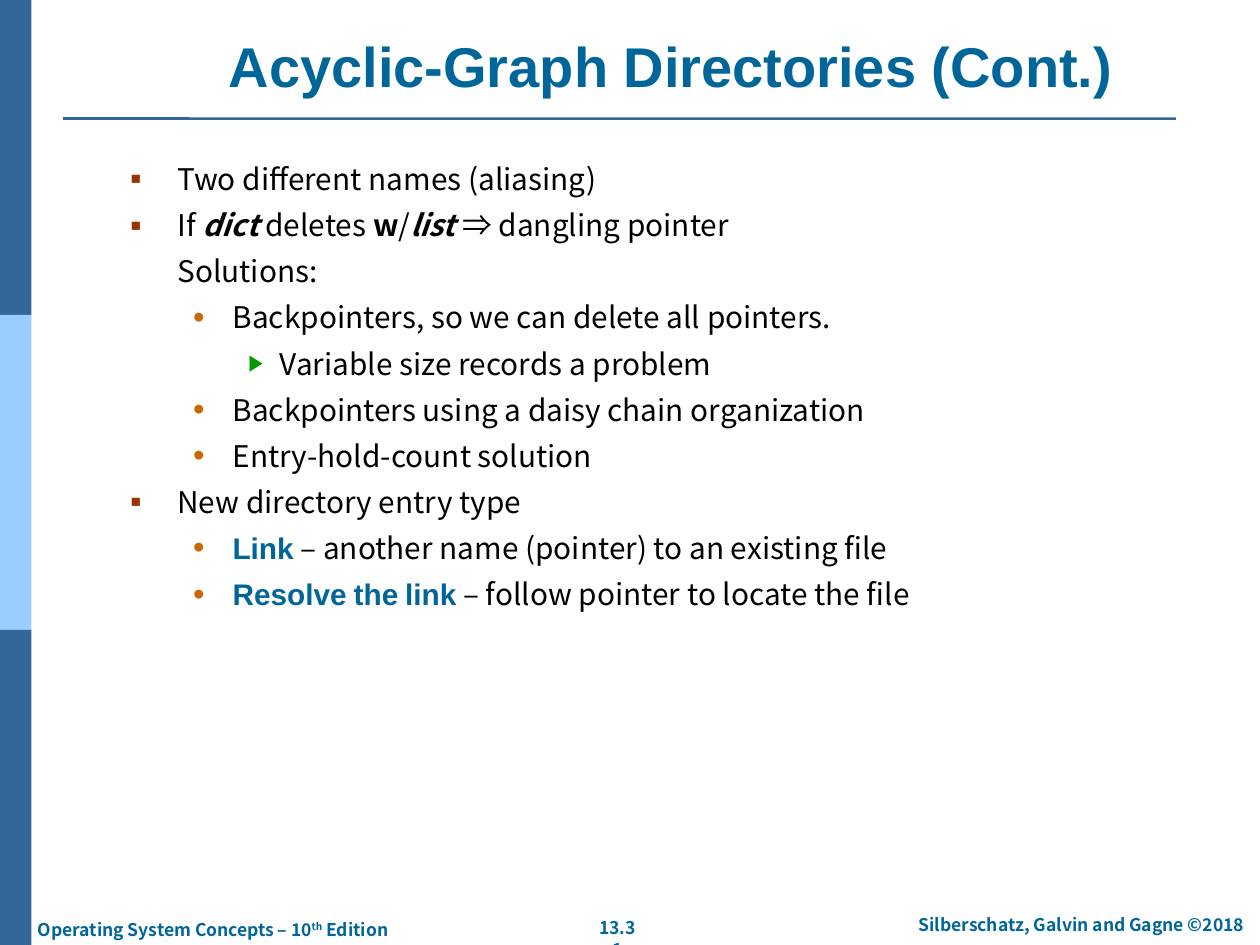
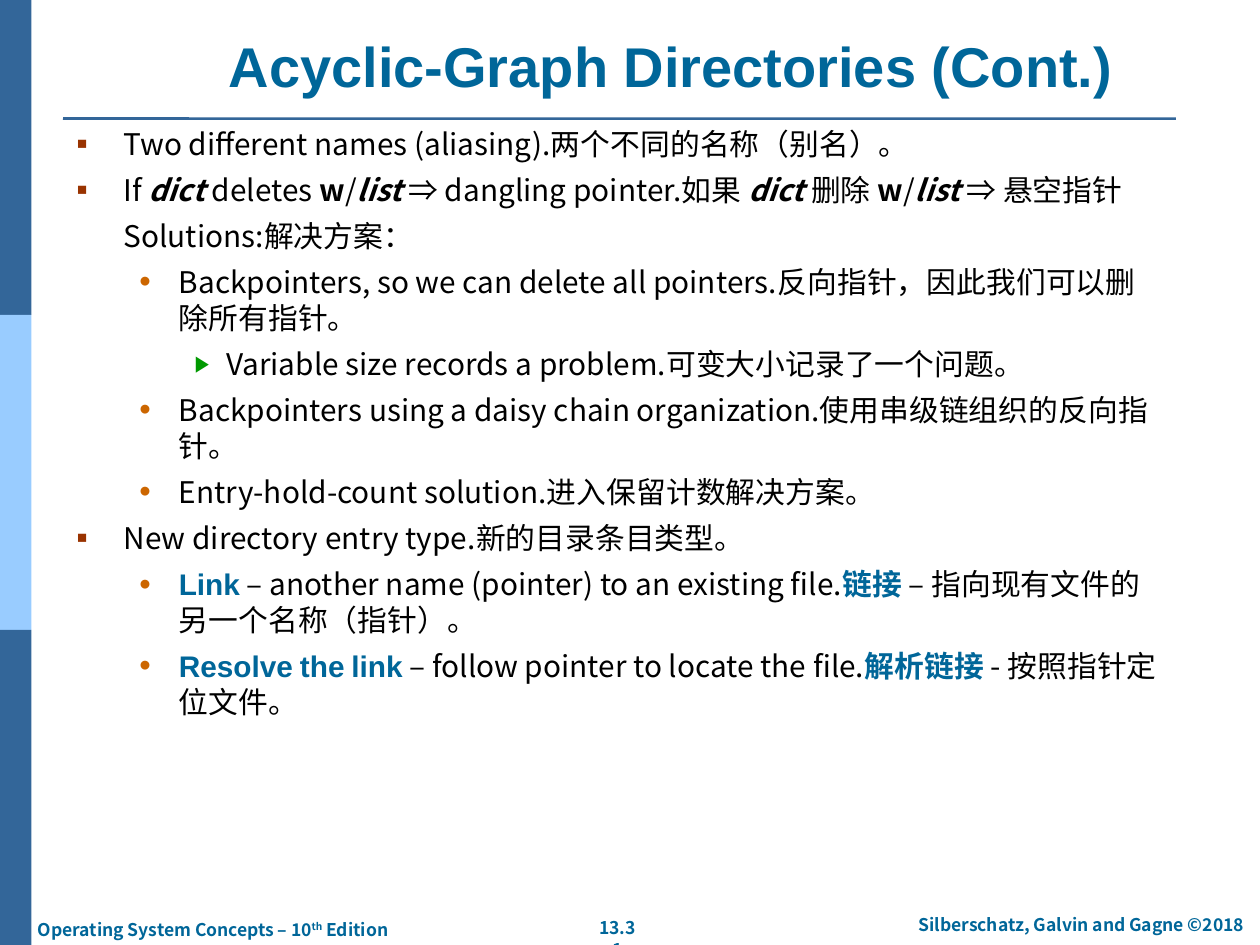
Before and after one commit to SpiritWolf2015/learn-operatingsystem, a slide deck: slide 31 of 操作系统概念/第10版/PPT/ch13-FileSystemInterface.pptx. Drawn at 1260x945 pixels with LibreOffice and Linux fonts; fonts in the diff are those of the drawing; background and template pictures are left out. Boxes give left, top, right and bottom in pixels: in the first picture for what was removed or moved away, otherwise in the second. Text is boxed around its words. In the diff, an @@ line names an element or a change of style, - is before the commit and + after.

Commit message:
[GZC]第13章PPT，文件系统接口

```diff
--- a/操作系统概念/第10版/PPT/ch13-FileSystemInterface.pptx
+++ b/操作系统概念/第10版/PPT/ch13-FileSystemInterface.pptx
@@ text at box(124, 129, 1157, 716): text changed @@
-▪ Two different names (aliasing)
-▪ If dict deletes w/list ⇒ dangling pointer
-Solutions:
-  • Backpointers, so we can delete all pointers.
-    ▶ Variable size records a problem
-  • Backpointers using a daisy chain organization
-  • Entry-hold-count solution
-▪ New directory entry type
-  • Link – another name (pointer) to an existing file
-  • Resolve the link – follow pointer to locate the file
+▪ Two different names (aliasing).两个不同的名称（别名）。
+▪ If dict deletes w/list ⇒ dangling pointer.如果 dict 删除 w/list ⇒ 悬空指针
+Solutions:解决方案：
+  • Backpointers, so we can delete all pointers.反向指针，因此我们可以删除所有指针。
+    ▶ Variable size records a problem.可变大小记录了一个问题。
+  • Backpointers using a daisy chain organization.使用串级链组织的反向指针。
+  • Entry-hold-count solution.进入保留计数解决方案。
+▪ New directory entry type.新的目录条目类型。
+  • Link – another name (pointer) to an existing file.链接 – 指向现有文件的另一个名称（指针）。
+  • Resolve the link – follow pointer to locate the file.解析链接 - 按照指针定位文件。
```
Also in this commit, not shown: 27 other slides changed.
